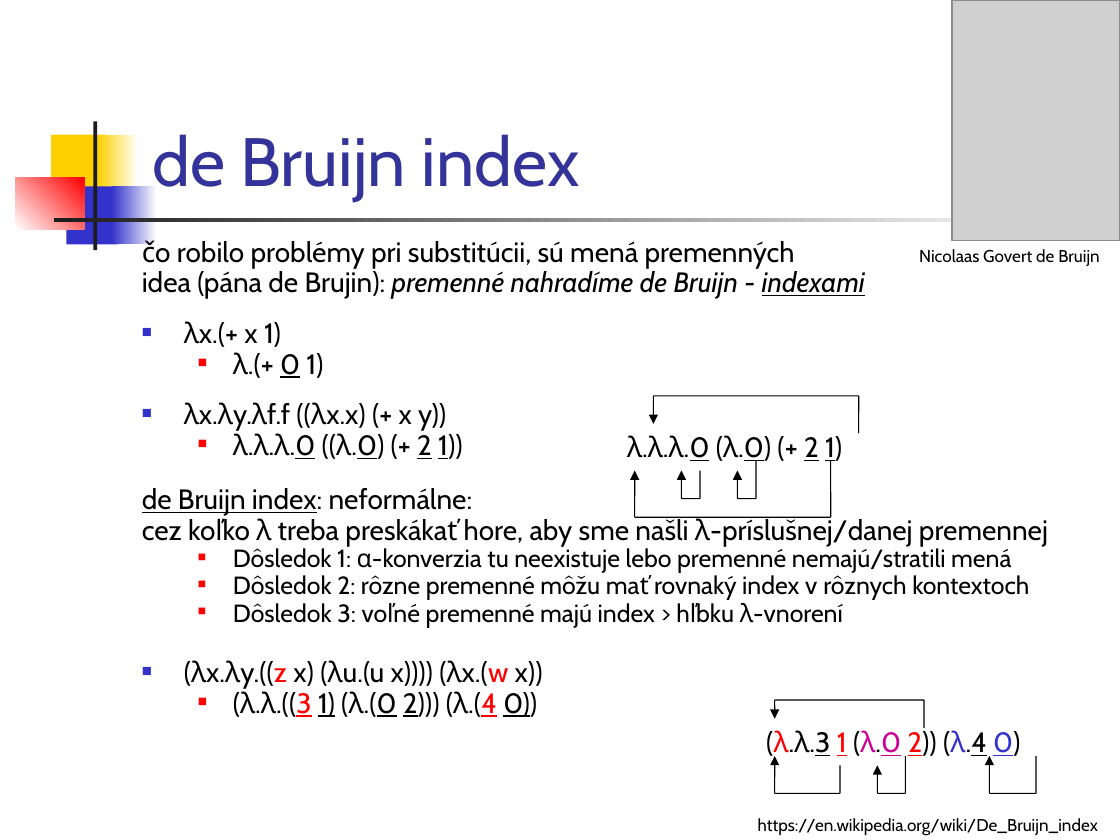
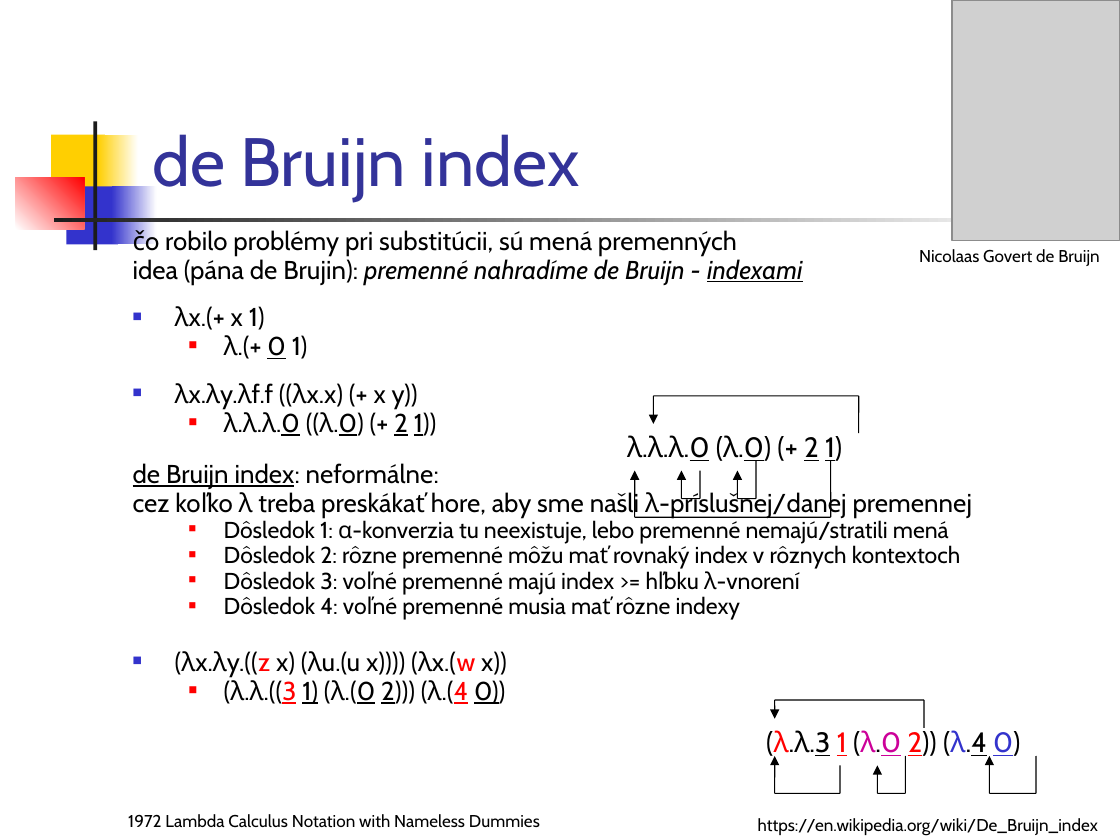
Before and after one commit to Funkcionalne/Prednasky, a slide deck: slide 28 of 07/07_dB_fpro.ppt. Drawn at 1120x840 pixels with LibreOffice and Linux fonts; fonts in the diff are those of the drawing; grey boxes stand for pictures. Boxes give left, top, right and bottom in pixels: in the first picture for what was removed or moved away, otherwise in the second. Text is boxed around its words. In the diff, an @@ line names an element or a change of style, - is before the commit and + after.

```diff
--- a/07/07_dB_fpro.ppt
+++ b/07/07_dB_fpro.ppt
@@ text "čo robilo problémy pri substitúcii, ...": place and size @@
-text "čo robilo problémy pri substitúcii, ..." at (142, 241, 1048, 717)
+text "čo robilo problémy pri substitúcii, ..." at (133, 230, 972, 704)
@@ text at (133, 230, 972, 704): size 18 to 16.6 pt in "čo robilo problémy pri substitúcii, sú mená ...", "idea (pána de Brujin): premenné nahradíme de ...", "λx.(+ x 1)", "λ.(+ 0 1)" and 6 more places; size 16 to 14.8 pt in "Dôsledok 2: rôzne premenné môžu mať rovnaký ..." @@
@@ text at (224, 518, 949, 544): text changed; size 16 to 14.8 pt @@
-  ■ Dôsledok 1: α-konverzia tu neexistuje lebo premenné nemajú/stratili mená
+  ■ Dôsledok 1: α-konverzia tu neexistuje, lebo premenné nemajú/stratili mená
@@ text at (224, 571, 799, 620): text changed; size 16 to 14.8 pt @@
-  ■ Dôsledok 3: voľné premenné majú index > hľbku λ-vnorení
+  ■ Dôsledok 3: voľné premenné majú index >= hľbku λ-vnorení
+  ■ Dôsledok 4: voľné premenné musia mať rôzne indexy
@@ text added at (128, 814, 540, 828), 11 pt, text #000000 @@
+1972 Lambda Calculus Notation with Nameless Dummies
```
Also in this commit, not shown: 4 other slides changed, 1 slide added, 4 other files.
